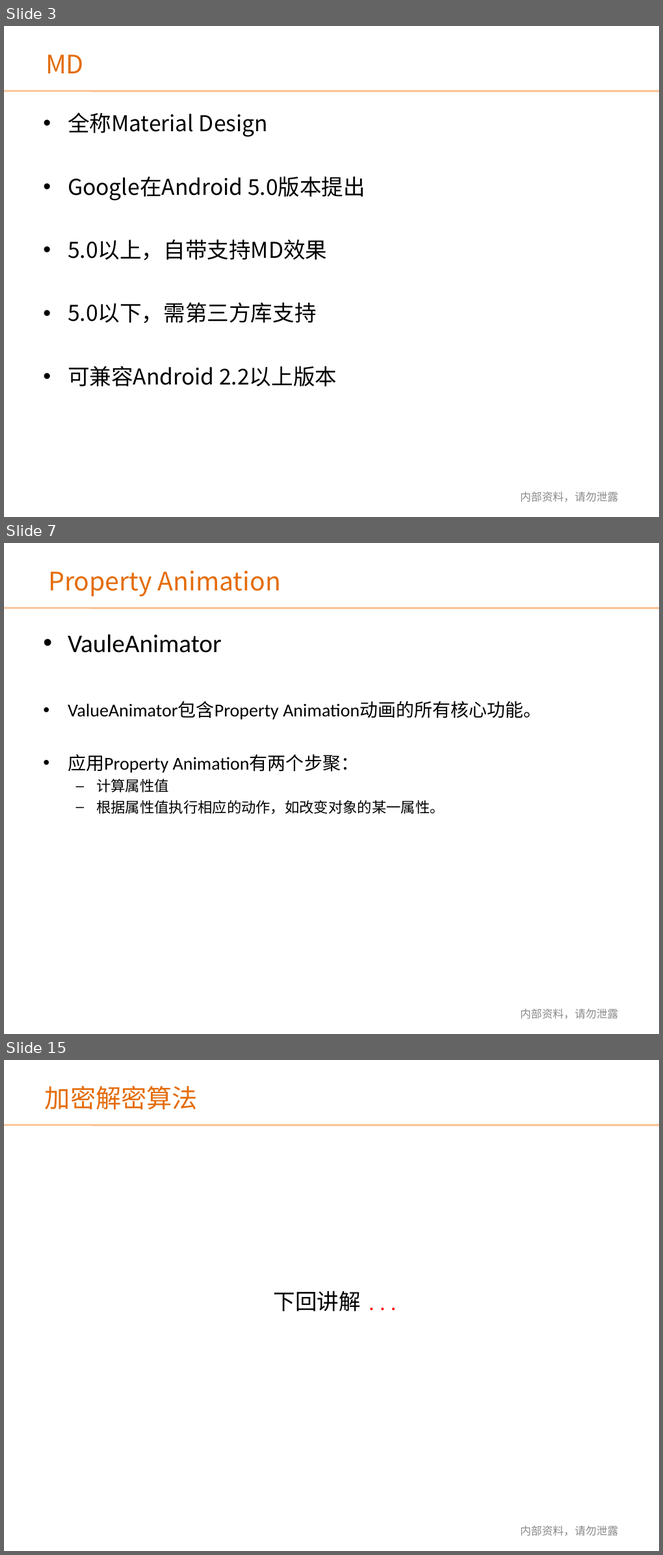
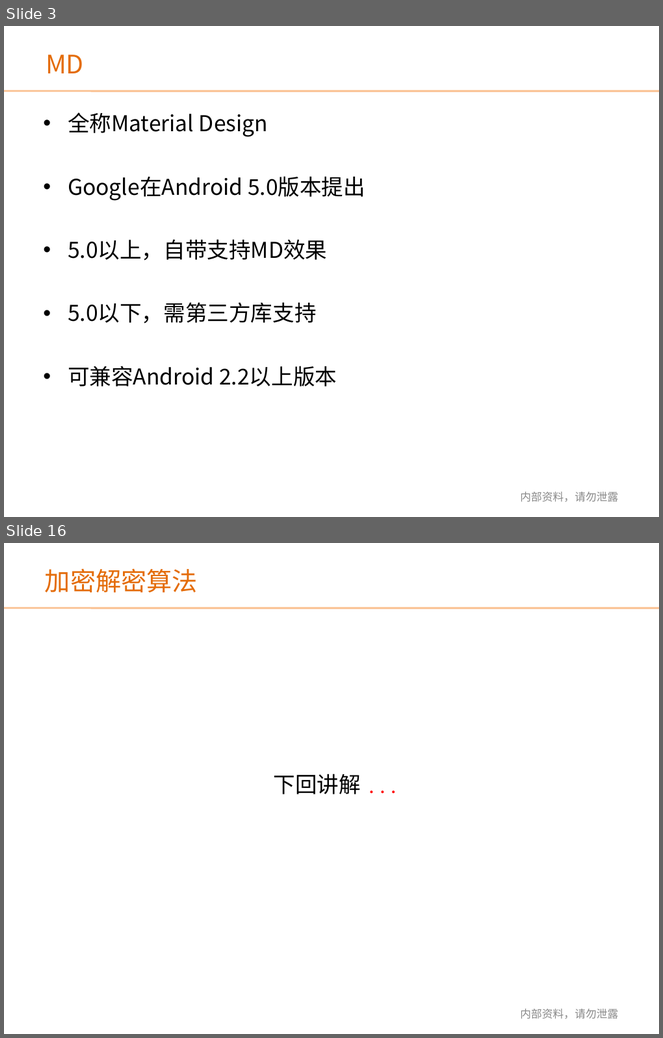
Before and after one commit to renbeyond/shareDemos, a slide deck: Android知识分享交流11_MD初涉_Bauer_3:10/Android知识分享交流_MD初涉_Bauer.ppt. Shown one above the other, each under a label of ours: slides 3, 7 and 15 before the commit, slides 3 and 16 after it; the slides between them are not shown. The pictures are 663x1555 and 663x1038 pixels, drawn with LibreOffice and Linux fonts; fonts in the diff are those of the drawing; background and template pictures are left out. Boxes give left, top, right and bottom in pixels: in the first picture for what was removed or moved away, otherwise in the second. Text is boxed around its words. In the diff, an @@ line names an element or a change of style, - is before the commit and + after.

```diff
--- a/Android知识分享交流11_MD初涉_Bauer_3:10/Android知识分享交流_MD初涉_Bauer.ppt
+++ b/Android知识分享交流11_MD初涉_Bauer_3:10/Android知识分享交流_MD初涉_Bauer.ppt
@@ slide 7 removed at box(4, 543, 659, 1034), background picture (left out); not listed: 1 template element that a slide beside it also shows @@
@@ text removed at box(48, 570, 281, 596) @@
-Property Animation
@@ text removed at box(68, 634, 542, 815) @@
-• VauleAnimator
-• ValueAnimator包含Property Animation动画的所有核心功能。
-• 应用Property Animation有两个步聚：
-  – 计算属性值
-  – 根据属性值执行相应的动作，如改变对象的某一属性。
@@ text removed at box(520, 1009, 618, 1019) @@
-内部资料，请勿泄露
@@ what was slide 15 is now slide 16 @@
```
Also in this commit, not shown: 3 slides changed, 10 slides added, 8 other slides removed, 33 other files.
